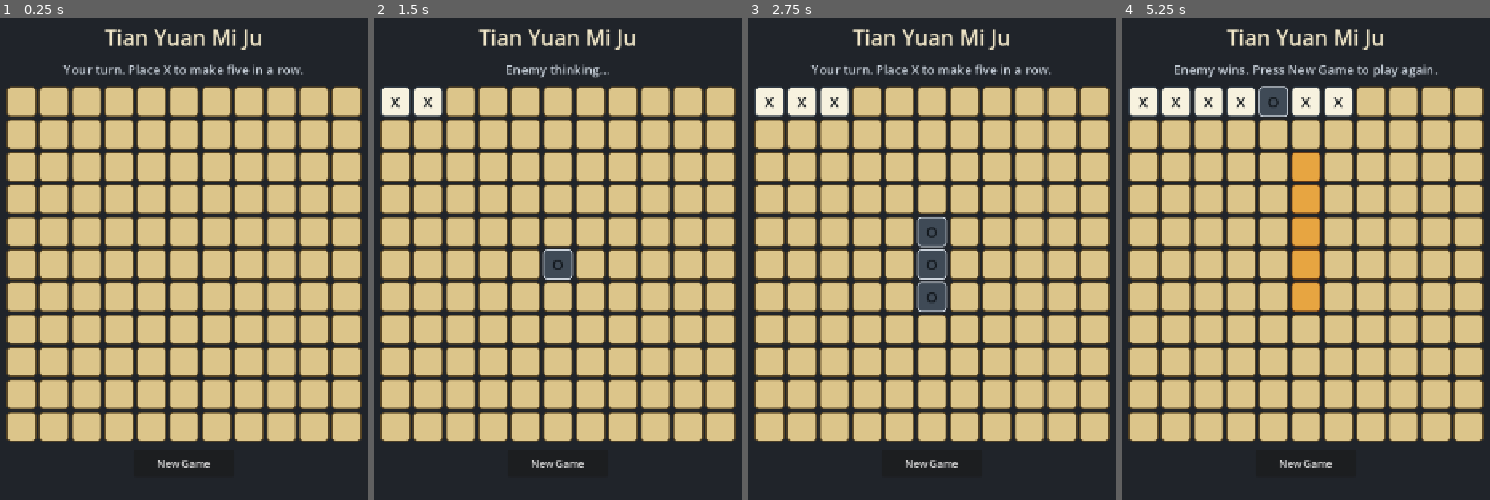
Above: before the commit, frames 1-4 (left to right).
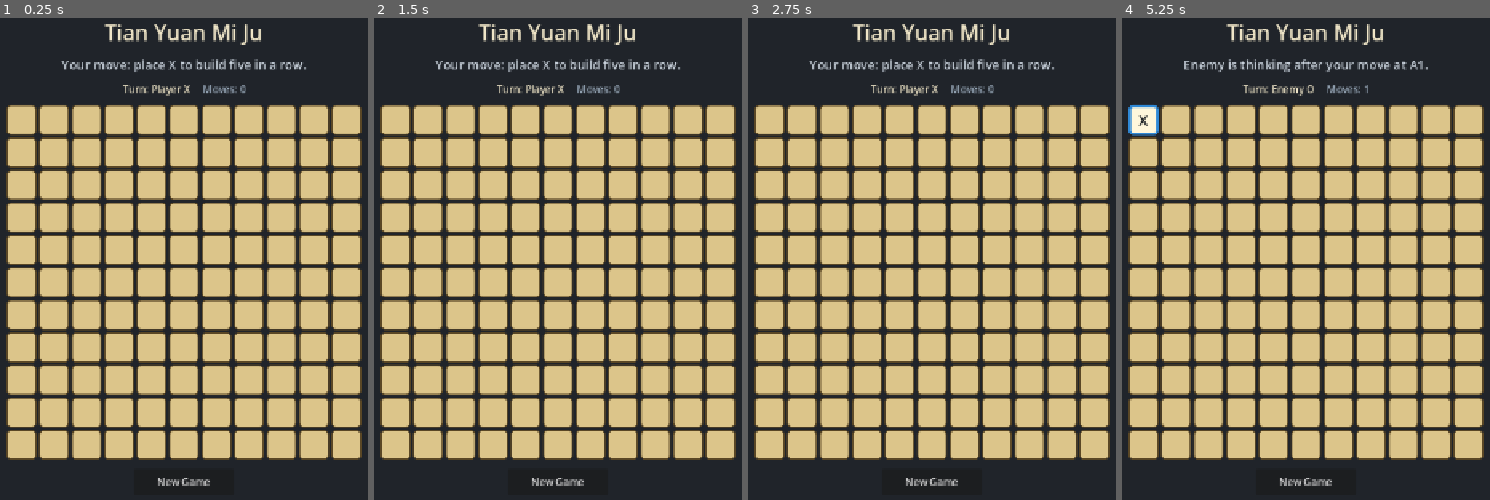
Above: after the commit, the same moments.

Repository: eason522/game
Game: Godot game, scene res://scenes/game/BattleScene.tscn
The game is run twice, just before and just after one commit, with the same random seed, the same clock (stepped at 60 frames per second) and the same inputs.
Inputs (mouse positions are in pixels of both pictures, inside the frame that each line leads up to):
- Up to frame 1 (0.25 s): no input
- Up to frame 2 (1.5 s): click (396, 99) at 0.52 s; click (429, 99) at 1.27 s
- Up to frame 3 (2.75 s): click (836, 99) at 2.02 s
- Up to frame 4 (5.25 s): click (1239, 99) at 2.77 s; click (1306, 99) at 3.52 s; click (1339, 99) at 4.27 s; click (1144, 119) at 5.02 s

The runs differ from the first frame. In frame 1, 32% of the frame differs, in the area x 1-99%, y 1-98%; in frame 2, 32%; in frame 3, 33%; in frame 4, 34%.

Commit message:
Improve battle feedback and add rule smoke tests

Diff:
--- a/scripts/game/BattleScene.gd
+++ b/scripts/game/BattleScene.gd
@@ -8,16 +8,23 @@
 var enemy_ai := EnemyAI.new()
 
 var status_label: Label
+var turn_label: Label
+var move_count_label: Label
 var board_grid: GridContainer
 var reset_button: Button
 var cells: Array = []
 var current_turn := BoardState.PLAYER
 var game_over := false
 var winning_line: Array = []
+var last_move := Vector2i(-1, -1)
+var last_move_owner := BoardState.EMPTY
+var move_count := 0
 
 var empty_style: StyleBoxFlat
 var player_style: StyleBoxFlat
 var enemy_style: StyleBoxFlat
+var last_player_style: StyleBoxFlat
+var last_enemy_style: StyleBoxFlat
 var win_style: StyleBoxFlat
 
 
@@ -31,14 +38,16 @@
 	empty_style = _make_cell_style(Color("#dcc58a"), Color("#5a4725"))
 	player_style = _make_cell_style(Color("#f7f2df"), Color("#36404a"))
 	enemy_style = _make_cell_style(Color("#3f4a56"), Color("#cbd3dc"))
+	last_player_style = _make_cell_style(Color("#fff7dc"), Color("#2f89d7"), 4)
+	last_enemy_style = _make_cell_style(Color("#4b5865"), Color("#dc6c55"), 4)
 	win_style = _make_cell_style(Color("#e7a541"), Color("#6a3c13"))
 
 
-func _make_cell_style(fill: Color, border: Color) -> StyleBoxFlat:
+func _make_cell_style(fill: Color, border: Color, border_width: int = 2) -> StyleBoxFlat:
 	var style := StyleBoxFlat.new()
 	style.bg_color = fill
 	style.border_color = border
-	style.set_border_width_all(2)
+	style.set_border_width_all(border_width)
 	style.set_corner_radius_all(6)
 	style.content_margin_left = 0
 	style.content_margin_right = 0
@@ -75,6 +84,23 @@
 	status_label.add_theme_font_size_override("font_size", 20)
 	status_label.add_theme_color_override("font_color", Color("#c9d2dc"))
 	main.add_child(status_label)
+
+	var info_row := HBoxContainer.new()
+	info_row.alignment = BoxContainer.ALIGNMENT_CENTER
+	info_row.add_theme_constant_override("separation", 20)
+	main.add_child(info_row)
+
+	turn_label = Label.new()
+	turn_label.horizontal_alignment = HORIZONTAL_ALIGNMENT_CENTER
+	turn_label.add_theme_font_size_override("font_size", 16)
+	turn_label.add_theme_color_override("font_color", Color("#f0e6c8"))
+	info_row.add_child(turn_label)
+
+	move_count_label = Label.new()
+	move_count_label.horizontal_alignment = HORIZONTAL_ALIGNMENT_CENTER
+	move_count_label.add_theme_font_size_override("font_size", 16)
+	move_count_label.add_theme_color_override("font_color", Color("#9fb0c1"))
+	info_row.add_child(move_count_label)
 
 	board_grid = GridContainer.new()
 	board_grid.columns = BOARD_SIZE
@@ -121,7 +147,10 @@
 	current_turn = BoardState.PLAYER
 	game_over = false
 	winning_line.clear()
-	_set_status("Your turn. Place X to make five in a row.")
+	last_move = Vector2i(-1, -1)
+	last_move_owner = BoardState.EMPTY
+	move_count = 0
+	_set_status("Your move: place X to build five in a row.")
 	_refresh_board()
 
 
@@ -132,13 +161,14 @@
 	if not board.place_piece(pos, BoardState.PLAYER):
 		return
 
+	_record_move(pos, BoardState.PLAYER)
 	_finish_turn(BoardState.PLAYER)
 
 	if game_over:
 		return
 
 	current_turn = BoardState.ENEMY
-	_set_status("Enemy thinking...")
+	_set_status("Enemy is thinking after your move at %s." % _format_board_pos(pos))
 	_refresh_board()
 
 	await get_tree().create_timer(0.35).timeout
@@ -156,11 +186,12 @@
 		return
 
 	board.place_piece(move, BoardState.ENEMY)
+	_record_move(move, BoardState.ENEMY)
 	_finish_turn(BoardState.ENEMY)
 
 	if not game_over:
 		current_turn = BoardState.PLAYER
-		_set_status("Your turn. Place X to make five in a row.")
+		_set_status("Enemy placed O at %s. Your move." % _format_board_pos(move))
 		_refresh_board()
 
 
@@ -169,8 +200,8 @@
 
 	if not winning_line.is_empty():
 		game_over = true
-		var winner := "You win!" if owner == BoardState.PLAYER else "Enemy wins."
-		_set_status(winner + " Press New Game to play again.")
+		var winner := "You win" if owner == BoardState.PLAYER else "Enemy wins"
+		_set_status("%s with %s. Press New Game to play again." % [winner, _format_line(winning_line)])
 		_refresh_board()
 		return
 
@@ -192,7 +223,28 @@
 		status_label.text = text
 
 
+func _record_move(pos: Vector2i, owner: int) -> void:
+	last_move = pos
+	last_move_owner = owner
+	move_count += 1
+
+
+func _format_board_pos(pos: Vector2i) -> String:
+	var file := "ABCDEFGHIJKLMNOPQRSTUVWXYZ".substr(pos.x, 1)
+	var rank := str(pos.y + 1)
+	return file + rank
+
+
+func _format_line(line: Array) -> String:
+	if line.is_empty():
+		return ""
+
+	return "%s-%s" % [_format_board_pos(line.front()), _format_board_pos(line.back())]
+
+
 func _refresh_board() -> void:
+	_refresh_info_labels()
+
 	for y in range(BOARD_SIZE):
 		for x in range(BOARD_SIZE):
 			var pos := Vector2i(x, y)
@@ -204,6 +256,12 @@
 
 			if winning_line.has(pos):
 				style = win_style
+			elif pos == last_move and last_move_owner == BoardState.PLAYER:
+				button.text = "X"
+				style = last_player_style
+			elif pos == last_move and last_move_owner == BoardState.ENEMY:
+				button.text = "O"
+				style = last_enemy_style
 			elif owner == BoardState.PLAYER:
 				button.text = "X"
 				style = player_style
@@ -216,3 +274,16 @@
 			button.add_theme_stylebox_override("hover", style)
 			button.add_theme_stylebox_override("pressed", style)
 			button.add_theme_stylebox_override("disabled", style)
+
+
+func _refresh_info_labels() -> void:
+	if turn_label == null or move_count_label == null:
+		return
+
+	var turn_text := "Game Over"
+
+	if not game_over:
+		turn_text = "Turn: Player X" if current_turn == BoardState.PLAYER else "Turn: Enemy O"
+
+	turn_label.text = turn_text
+	move_count_label.text = "Moves: %d" % move_count
--- /dev/null
+++ b/tests/rule_checker_smoke.gd
@@ -0,0 +1,83 @@
+extends SceneTree
+
+var failures: Array = []
+
+
+func _init() -> void:
+	_run()
+
+	if failures.is_empty():
+		print("RuleChecker smoke tests passed.")
+		quit(0)
+		return
+
+	for failure in failures:
+		push_error(failure)
+
+	quit(1)
+
+
+func _run() -> void:
+	_assert_five_line(
+		"horizontal",
+		[
+			Vector2i(2, 4),
+			Vector2i(3, 4),
+			Vector2i(4, 4),
+			Vector2i(5, 4),
+			Vector2i(6, 4),
+		]
+	)
+	_assert_five_line(
+		"vertical",
+		[
+			Vector2i(7, 1),
+			Vector2i(7, 2),
+			Vector2i(7, 3),
+			Vector2i(7, 4),
+			Vector2i(7, 5),
+		]
+	)
+	_assert_five_line(
+		"diagonal down",
+		[
+			Vector2i(1, 1),
+			Vector2i(2, 2),
+			Vector2i(3, 3),
+			Vector2i(4, 4),
+			Vector2i(5, 5),
+		]
+	)
+	_assert_five_line(
+		"diagonal up",
+		[
+			Vector2i(2, 7),
+			Vector2i(3, 6),
+			Vector2i(4, 5),
+			Vector2i(5, 4),
+			Vector2i(6, 3),
+		]
+	)
+
+
+func _assert_five_line(case_name: String, positions: Array) -> void:
+	var board := BoardState.new(11, 11)
+	var checker := RuleChecker.new()
+
+	for pos in positions:
+		var placed := board.place_piece(pos, BoardState.PLAYER)
+
+		if not placed:
+			failures.append("%s: failed to place test piece at %s" % [case_name, pos])
+			return
+
+	var line := checker.find_five_in_row(board, BoardState.PLAYER)
+
+	if line.size() != positions.size():
+		failures.append("%s: expected %d cells, got %d" % [case_name, positions.size(), line.size()])
+		return
+
+	for index in range(positions.size()):
+		if line[index] != positions[index]:
+			failures.append("%s: expected %s at index %d, got %s" % [case_name, positions[index], index, line[index]])
+			return
Not shown, changed: DEVELOPMENT_PLAN.md
Not shown, changed: README.md
